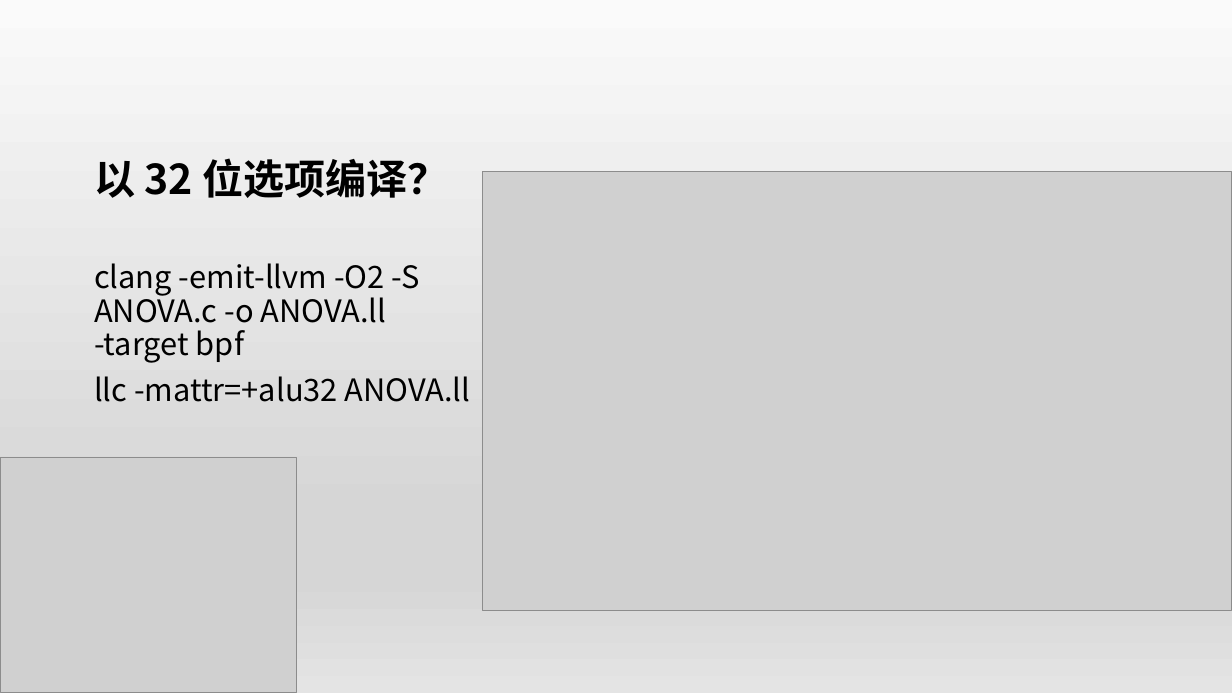
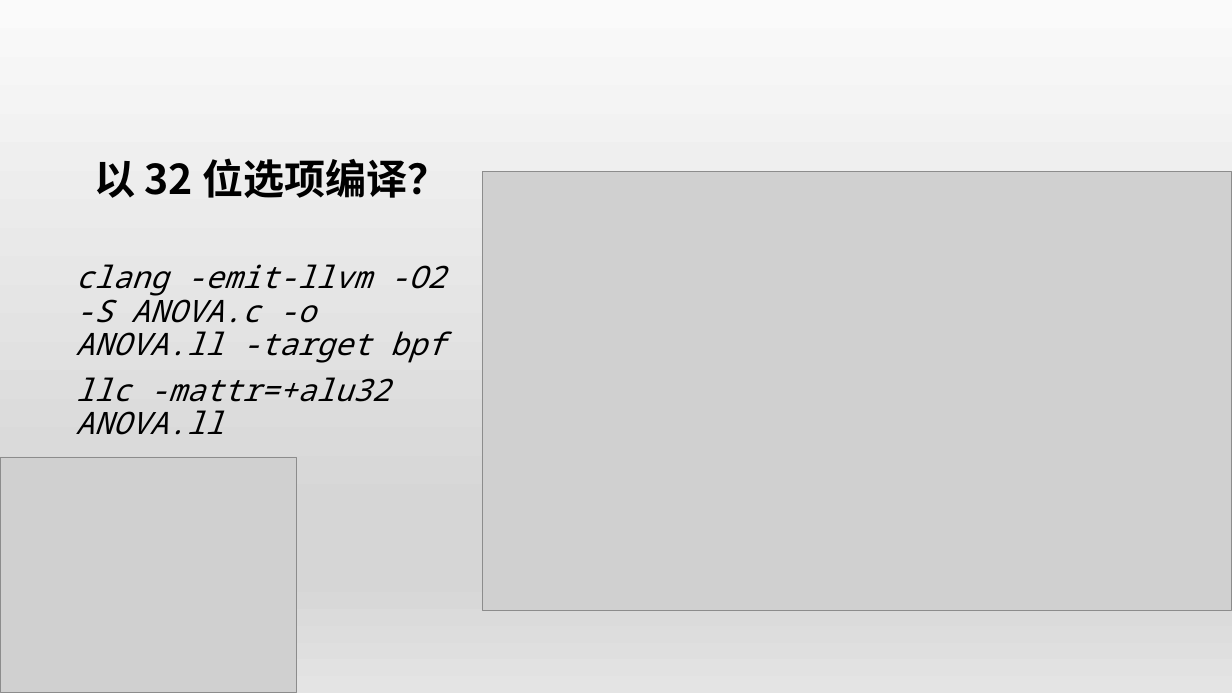
Before and after one commit to OSH-2019/x-monthly-subscription, a slide deck: slide 16 of docs/conclusion.pptx. Drawn at 1232x693 pixels with LibreOffice and Linux fonts; fonts in the diff are those of the drawing; grey boxes stand for pictures. Boxes give left, top, right and bottom in pixels: in the first picture for what was removed or moved away, otherwise in the second. Text is boxed around its words. In the diff, an @@ line names an element or a change of style, - is before the commit and + after.

```diff
--- a/docs/conclusion.pptx
+++ b/docs/conclusion.pptx
@@ text "clang -emit-llvm -O2 -S ANOVA.c ...": place and size @@
-text "clang -emit-llvm -O2 -S ANOVA.c ..." at bbox=[94, 263, 471, 402]
+text "clang -emit-llvm -O2 -S ANOVA.c ..." at bbox=[76, 264, 445, 435]
@@ text "clang -emit-llvm -O2 -S ANOVA.c ..." at bbox=[76, 264, 445, 435]: font Noto Sans CJK SC to Noto Sans Mono, italic on @@
```
Also in this commit, not shown: 2 other slides changed.
